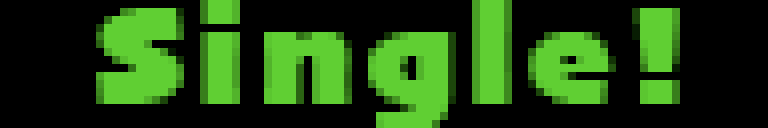
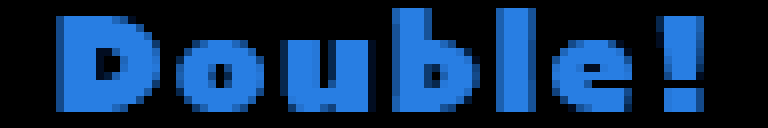
Layered file, before and after one edit (768 x 128). Changes by layer:
renamed "Single!" to "Double!", painted on it over [56, 0, 704, 128]
painted on "Layer 6 copy 3" over [56, 8, 152, 112]
painted on "Layer 6 copy 2" over [56, 8, 144, 112]
painted on "Layer 6 copy" over [56, 8, 144, 112]
painted on "Layer 6" over [56, 8, 144, 112]
